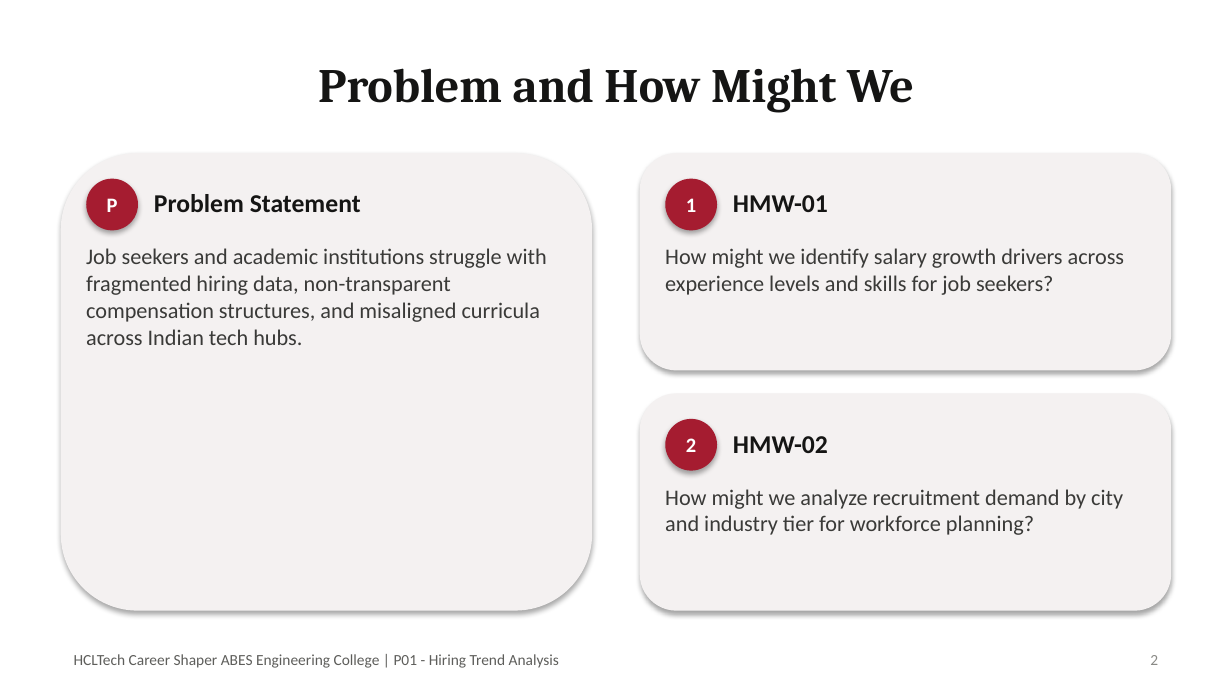
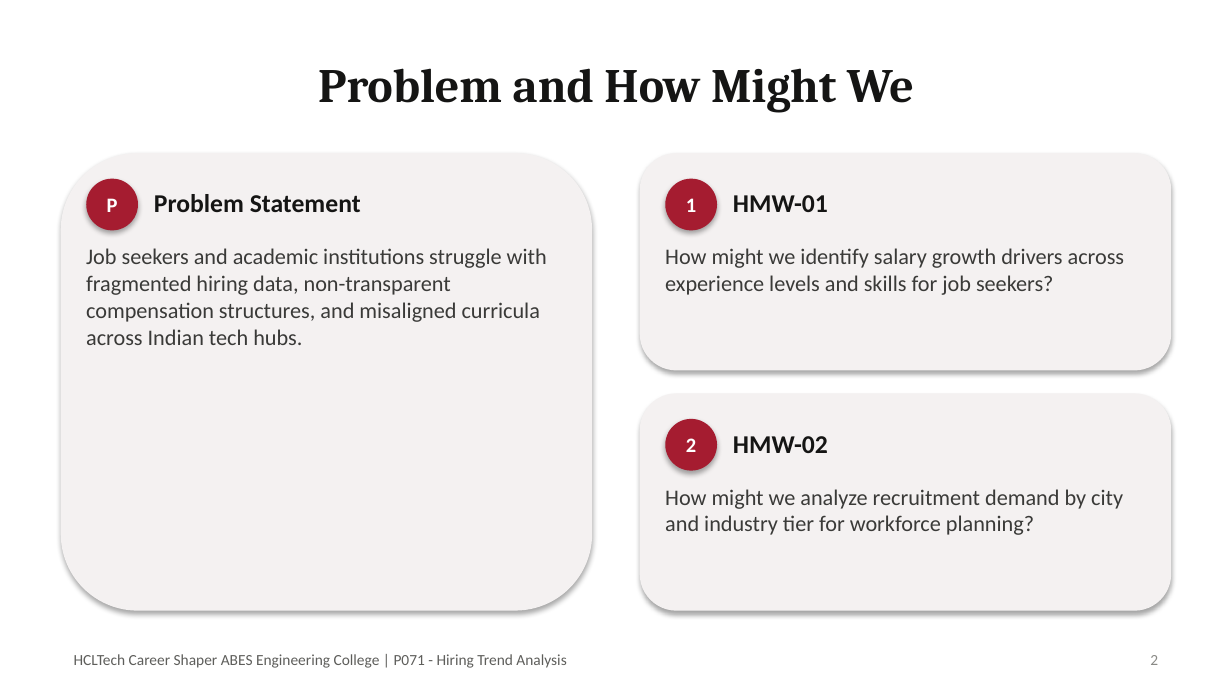
Before and after one commit to AbhayThakurAJ/hiring-trend-analysis, a slide deck: slide 2 of LMS_Submissions/02_Project_Presentation_P01_Hiring_Trend_Analysis.pptx. Drawn at 1232x693 pixels with LibreOffice and Linux fonts; fonts in the diff are those of the drawing. Boxes give left, top, right and bottom in pixels: in the first picture for what was removed or moved away, otherwise in the second. Text is boxed around its words. In the diff, an @@ line names an element or a change of style, - is before the commit and + after.

Commit message:
Update Project ID to P071 and Batch ID to ABES_OND26_MCA 2nd Year_Data Analytics_Batch 01 across all documents, code, and deliverables

```diff
--- a/LMS_Submissions/02_Project_Presentation_P01_Hiring_Trend_Analysis.pptx
+++ b/LMS_Submissions/02_Project_Presentation_P01_Hiring_Trend_Analysis.pptx
@@ text at [74,654,566,668]: text changed @@
-HCLTech Career Shaper ABES Engineering College | P01 - Hiring Trend Analysis
+HCLTech Career Shaper ABES Engineering College | P071 - Hiring Trend Analysis
```
Also in this commit, not shown: 9 other slides changed, 51 other files.
